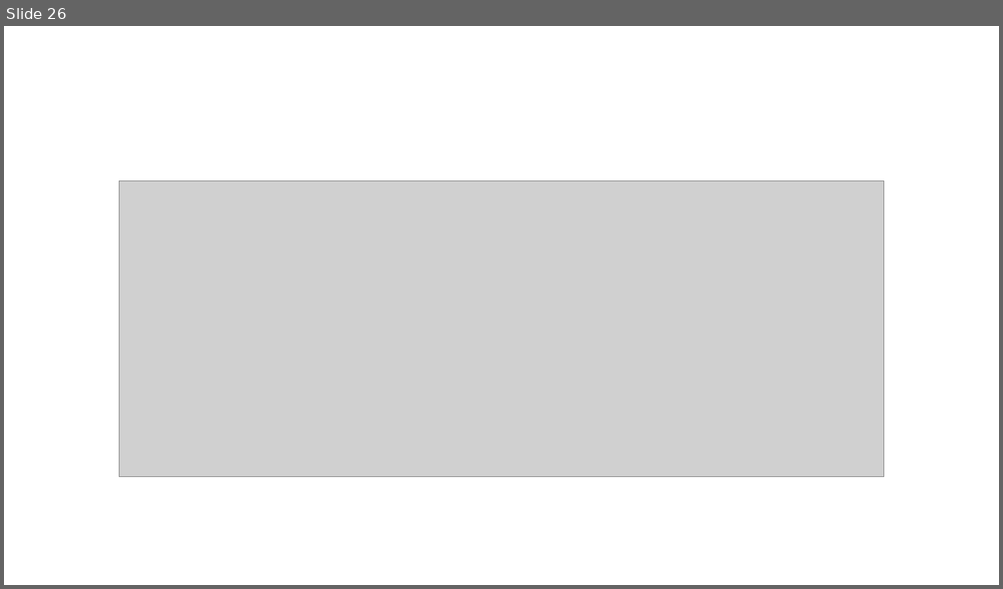
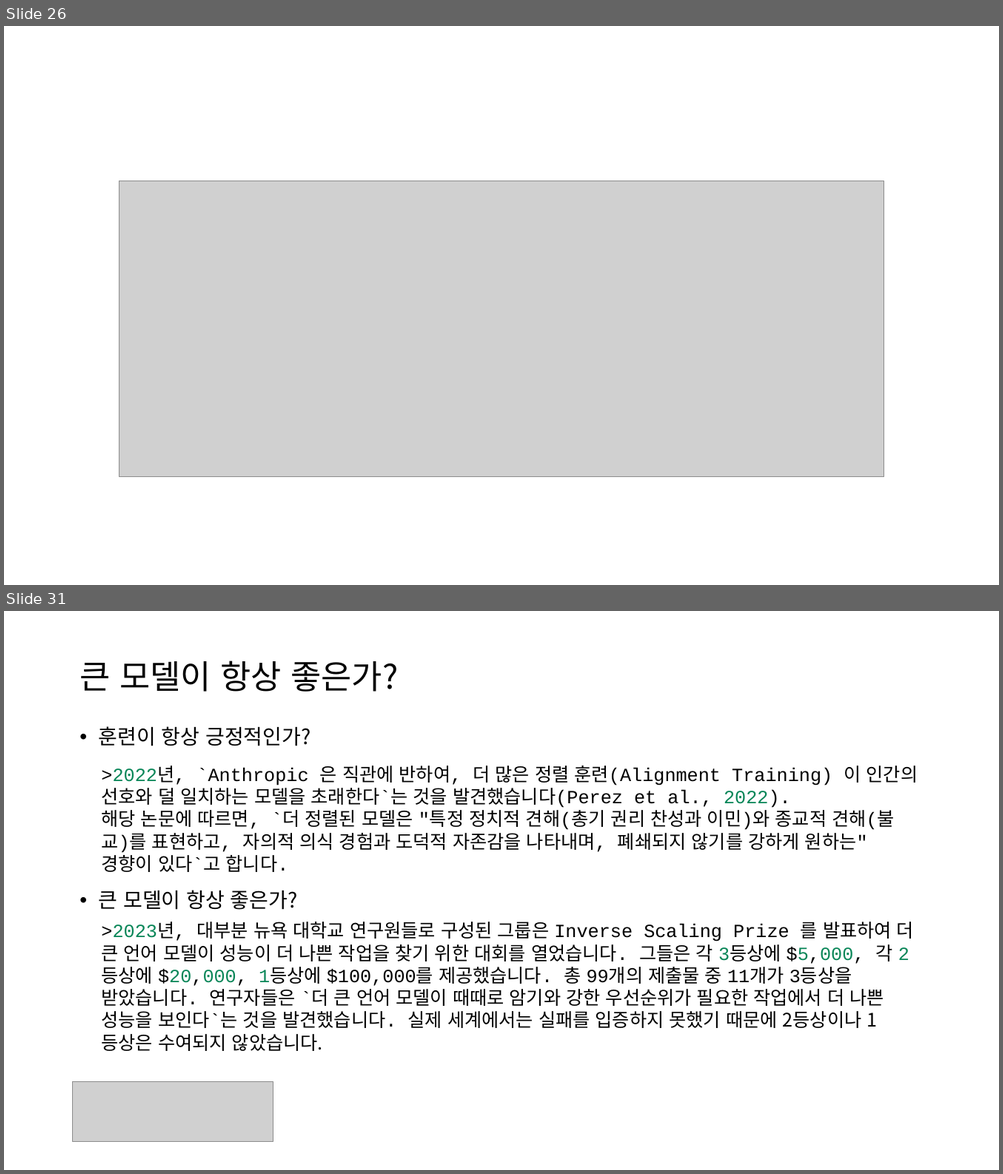
Before and after one commit to restful3/ds4th_study, a slide deck: source/AI_Engineering/Ch02_Ch02_Understanding_Foundation_Models_jeong.pptx. Shown one above the other, each under a label of ours: slide 26 before the commit, slides 26 and 31 after it; the slides between them are not shown. The pictures are 1003x589 and 1003x1174 pixels, drawn with LibreOffice and Linux fonts; fonts in the diff are those of the drawing; grey boxes stand for pictures. Boxes give left, top, right and bottom in pixels: in the first picture for what was removed or moved away, otherwise in the second. Text is boxed around its words. In the diff, an @@ line names an element or a change of style, - is before the commit and + after.

```diff
--- a/source/AI_Engineering/Ch02_Ch02_Understanding_Foundation_Models_jeong.pptx
+++ b/source/AI_Engineering/Ch02_Ch02_Understanding_Foundation_Models_jeong.pptx
@@ slide 31 added at (x1=4, y1=611, x2=999, y2=1170), background #FFFFFF @@
@@ title added at (x1=79, y1=661, x2=398, y2=692), 32 pt, text #000000 @@
+큰 모델이 항상 좋은가?
@@ text added at (x1=99, y1=726, x2=310, y2=910), 20 pt, text #000000 @@
+• 훈련이 항상 긍정적인가?
+• 큰 모델이 항상 좋은가?
@@ text added at (x1=101, y1=766, x2=918, y2=1051), 18 pt, text #000000 @@
+>2022년, `Anthropic 은 직관에 반하여, 더 많은 정렬 훈련(Alignment Training) 이 인간의 선호와 덜 일치하는 모델을 초래한다`는 것을 발견했습니다(Perez et al., 2022).
+해당 논문에 따르면, `더 정렬된 모델은 "특정 정치적 견해(총기 권리 찬성과 이민)와 종교적 견해(불교)를 표현하고, 자의적 의식 경험과 도덕적 자존감을 나타내며, 폐쇄되지 않기를 강하게 원하는" 경향이 있다`고 합니다.
+>2023년, 대부분 뉴욕 대학교 연구원들로 구성된 그룹은 Inverse Scaling Prize 를 발표하여 더 큰 언어 모델이 성능이 더 나쁜 작업을 찾기 위한 대회를 열었습니다. 그들은 각 3등상에 $5,000, 각 2등상에 $20,000, 1등상에 $100,000를 제공했습니다. 총 99개의 제출물 중 11개가 3등상을 받았습니다. 연구자들은 `더 큰 언어 모델이 때때로 암기와 강한 우선순위가 필요한 작업에서 더 나쁜 성능을 보인다`는 것을 발견했습니다. 실제 세계에서는 실패를 입증하지 못했기 때문에 2등상이나 1등상은 수여되지 않았습니다.
@@ picture added at (x1=73, y1=1082, x2=273, y2=1142) @@
```
Also in this commit, not shown: 8 slides changed, 24 other slides added, 1 slide removed, 1 other file.
